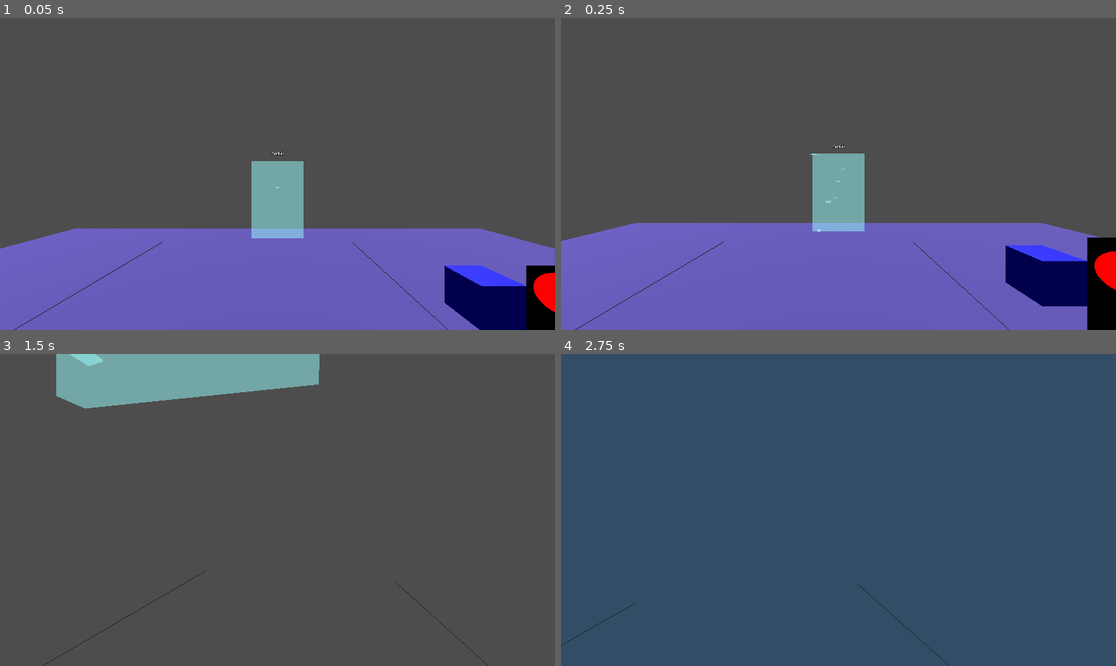
Above: before the commit, frames 1-4 (two rows, left to right).
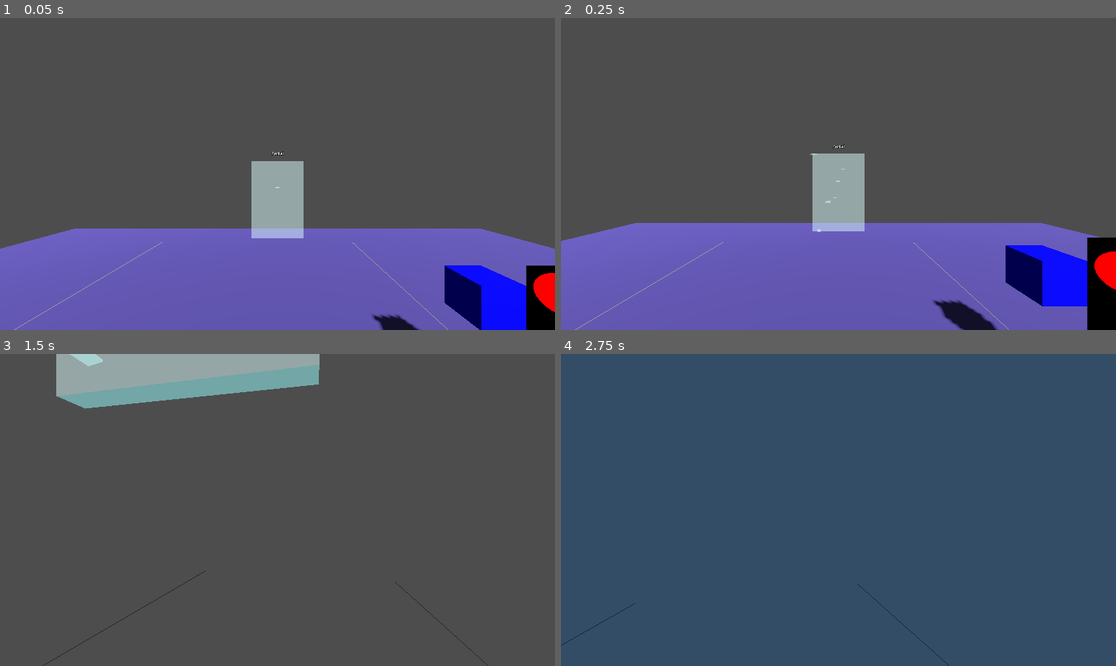
Above: after the commit, the same moments.

Repository: jvastola/GodotPhysicsRig
Game: Godot game, scene res://MainScene.tscn
Two runs of this game, one before a commit and one after it. Both use one fixed random seed, a clock stepped at 60 frames per second and the inputs below.
Inputs (mouse positions are in pixels of both pictures, inside the frame that each line leads up to):
- Up to frame 1 (0.05 s): no input
- Up to frame 2 (0.25 s): no input
- Up to frame 3 (1.5 s): move the mouse to (305, 510) at 0.52 s; hold Shift (sprint) 0.53-1.28 s; hold W (move_forward) from 0.53 s (still down); click (305, 510) at 0.67 s; tap Space (jump) at 0.77 s; move the mouse to (249, 510) at 1.27 s; tap Shift (sprint) at 1.35 s
- Up to frame 4 (2.75 s): keep holding W (move_forward); tap Space (jump) at 1.52 s; move the mouse to (849, 503) at 2.02 s; hold Shift (sprint) from 2.03 s (still down)

The runs differ from the first frame. In frame 1, 4.3% of the frame differs, in the area x 2-95%, y 45-100%; in frame 2, 4.6%, in the area x 2-95%, y 43-100%; in frame 3, 4.0%; in frame 4, nothing differs.

Commit message:
Refactor mirror implementation: remove old mirror script, update MainScene to use new viewport mirror system, and enhance shader for improved rendering.

Diff:
--- a/MainScene.tscn
+++ b/MainScene.tscn
@@ -6,7 +6,7 @@
 [ext_resource type="Script" uid="uid://ct42jl8bcsjkj" path="res://floor_interactable.gd" id="4_floor_script"]
 [ext_resource type="PackedScene" uid="uid://b2gkx1eim00mw" path="res://UIViewport3D.tscn" id="5_ui_viewport"]
 [ext_resource type="Shader" path="res://red_sphere_layered.gdshader" id="6_red_shader"]
-[ext_resource type="Script" uid="uid://c533s0w2t38vj" path="res://mirror.gd" id="7_mirror"]
+[ext_resource type="Script" uid="uid://cwl3p0dbrbmgl" path="res://viewport_mirror.gd" id="8_viewport_mirror"]
 
 [sub_resource type="Environment" id="Environment_main"]
 
@@ -19,10 +19,6 @@
 [sub_resource type="BoxMesh" id="BoxMesh_floor"]
 material = SubResource("StandardMaterial3D_floor")
 size = Vector3(20, 1, 20)
-
-[sub_resource type="PlaneMesh" id="PlaneMesh_mirror"]
-flip_faces = true
-orientation = 2
 
 [sub_resource type="StandardMaterial3D" id="StandardMaterial3D_blue_cube"]
 albedo_color = Color(0, 0, 1, 1)
@@ -50,7 +46,7 @@
 environment = SubResource("Environment_main")
 
 [node name="DirectionalLight3D" type="DirectionalLight3D" parent="."]
-transform = Transform3D(-0.866023, -0.433016, 0.250001, 0, 0.499998, 0.866027, -0.500003, 0.749999, -0.43301, 0, 5, 0)
+transform = Transform3D(-0.866024, -0.433016, 0.250001, 0.460194, -0.494776, 0.737169, -0.195511, 0.753454, 0.627759, 0, 5, 5.02959)
 shadow_enabled = true
 
 [node name="Floor" type="StaticBody3D" parent="."]
@@ -74,7 +70,7 @@
 cast_shadow = 0
 script = ExtResource("3_cube")
 size = Vector3(0.25, 0.25, 0.25)
-subdivisions = 8
+subdivisions = 12
 seed = 12345
 material_unshaded = true
 flip_winding = true
@@ -89,11 +85,11 @@
 [node name="UIViewport3D" parent="." instance=ExtResource("5_ui_viewport")]
 transform = Transform3D(1.00696, 0, 0, 0, 1.00696, 0, 0, 0, 1.00696, 3.23463, 1, -2)
 
-[node name="Mirror" type="MeshInstance3D" parent="."]
-transform = Transform3D(-1, 0, -8.74228e-08, 0, 1, 0, 8.74228e-08, 0, -1, 0, 0, 0)
-mesh = SubResource("PlaneMesh_mirror")
-script = ExtResource("7_mirror")
-debug_line_length = 7.0
+[node name="ViewportMirror" type="Node3D" parent="."]
+script = ExtResource("8_viewport_mirror")
+ResolutionPerUnit = 500
+MainCamPath = NodePath("../XRPlayer/PlayerBody/XROrigin3D/XRCamera3D")
+MirrorColor = Color(1, 1, 1, 1)
 
 [node name="BlueCube" type="MeshInstance3D" parent="."]
 transform = Transform3D(1, 0, 0, 0, 1, 0, 0, 0, 1, 2.50977, 1, -2.50433)
--- /dev/null
+++ b/Mirror.gdshader
@@ -0,0 +1,28 @@
+shader_type spatial;
+render_mode cull_disabled, unshaded;
+
+uniform vec4 tint : source_color = vec4(vec3(0.98), 1.0);
+uniform sampler2D mirror_tex : source_color;
+uniform sampler2D distort_tex : source_color;
+uniform float distort_strength : hint_range(0, 30) = 0.0;
+
+void vertex() {
+	// Flip the U axis so reflections are not upside-down for SubViewport
+	UV.x = 1.0 - UV.x;
+}
+
+void fragment() {
+	vec2 m_UV = UV;
+
+	// No per-face flip here; UVs were adjusted in vertex() to correct SubViewport orientation
+
+	float distort_ofs = texture(distort_tex, m_UV).r;
+
+	// Map offset to [-1, 1] region
+	distort_ofs = (distort_ofs * 2.0) - 1.0;
+
+	vec2 base_uv = m_UV + distort_ofs * distort_strength / VIEWPORT_SIZE;
+	vec4 mirror_sample = texture(mirror_tex, base_uv);
+
+	ALBEDO = tint.rgb * mirror_sample.rgb;
+}
--- /dev/null
+++ b/MirrorContainer.tscn
@@ -0,0 +1,29 @@
+[gd_scene load_steps=3 format=3]
+
+[ext_resource type="Material" path="res://MirrorMaterial.tres" id="1"]
+
+[sub_resource type="QuadMesh" id="11"]
+size = Vector2(2, 2)
+
+[node name="MirrorContainer" type="Node3D"]
+metadata/_edit_group_ = true
+metadata/_edit_lock_ = true
+
+[node name="Viewport" type="SubViewport" parent="."]
+size = Vector2i(100, 100)
+
+[node name="Camera3D" type="Camera3D" parent="Viewport"]
+transform = Transform3D(1, 0, 0, 0, 1, 0, 0, 0, 1, 0.406672, 1.21628, 8.51171)
+keep_aspect = 0
+cull_mask = 1048571
+projection = 2
+size = 3.0
+frustum_offset = Vector2(-0.406672, -1.21628)
+near = 8.51171
+far = 10000.0
+
+[node name="MeshInstance3D" type="MeshInstance3D" parent="."]
+transform = Transform3D(1, 0, 2.38419e-07, 0, 1, 0, -2.38419e-07, 0, 1, 0, 0, 0)
+layers = 4
+mesh = SubResource("11")
+surface_material_override/0 = ExtResource("1")
--- /dev/null
+++ b/MirrorMaterial.tres
@@ -0,0 +1,14 @@
+[gd_resource type="ShaderMaterial" load_steps=3 format=3 uid="uid://pwg43ddp6opt"]
+
+[ext_resource type="Shader" uid="uid://bnotavhg8dvho" path="res://Mirror.gdshader" id="1"]
+
+[sub_resource type="ViewportTexture" id="12"]
+viewport_path = NodePath("Viewport")
+
+[resource]
+resource_local_to_scene = true
+render_priority = 0
+shader = ExtResource("1")
+shader_parameter/tint = Color(0.98, 0.98, 0.98, 1)
+shader_parameter/mirror_tex = SubResource("12")
+shader_parameter/distort_strength = 0.0
--- a/mirror.gd
+++ /dev/null
@@ -1,178 +0,0 @@
-extends MeshInstance3D
-
-@export var mirror_resolution := Vector2i(1024, 1024)
-@export var update_mode := SubViewport.UPDATE_ALWAYS
-@export var show_debug_visuals := true
-@export var debug_line_length := 1.0
-@export var near_clip := 0.01  # Minimum distance to avoid clipping issues
-
-var _viewport: SubViewport
-var _camera: Camera3D
-var _viewport_texture: ViewportTexture
-var _debug_normal_line: MeshInstance3D
-var _debug_camera_gizmo: MeshInstance3D
-var _debug_reflected_cam_gizmo: MeshInstance3D
-var _debug_line_material: StandardMaterial3D
-
-
-func _reflect_point(point: Vector3, plane_point: Vector3, plane_normal: Vector3) -> Vector3:
-	var to_point := point - plane_point
-	return point - 2.0 * plane_normal.dot(to_point) * plane_normal
-
-
-func _reflect_vector(vector: Vector3, plane_normal: Vector3) -> Vector3:
-	return vector - 2.0 * plane_normal.dot(vector) * plane_normal
-
-
-func _ready() -> void:
-	_setup_mirror()
-	if show_debug_visuals:
-		_setup_debug_visuals()
-
-
-func _setup_debug_visuals() -> void:
-	# Create a line showing the mirror normal
-	_debug_normal_line = MeshInstance3D.new()
-	var immediate_mesh := ImmediateMesh.new()
-	_debug_normal_line.mesh = immediate_mesh
-	add_child(_debug_normal_line)
-
-	_debug_line_material = StandardMaterial3D.new()
-	_debug_line_material.albedo_color = Color.GREEN
-	_debug_line_material.shading_mode = BaseMaterial3D.SHADING_MODE_UNSHADED
-	_debug_line_material.no_depth_test = true
-	_debug_normal_line.material_override = _debug_line_material
-
-	# Create camera position gizmo (sphere for main camera)
-	_debug_camera_gizmo = _create_debug_sphere(Color.BLUE, 0.1)
-	add_child(_debug_camera_gizmo)
-
-	# Create reflected camera position gizmo (sphere for reflected camera)
-	_debug_reflected_cam_gizmo = _create_debug_sphere(Color.RED, 0.1)
-	add_child(_debug_reflected_cam_gizmo)
-
-
-func _create_debug_sphere(color: Color, radius: float) -> MeshInstance3D:
-	var mesh_inst := MeshInstance3D.new()
-	var sphere := SphereMesh.new()
-	sphere.radius = radius
-	sphere.height = radius * 2
-	mesh_inst.mesh = sphere
-
-	var mat := StandardMaterial3D.new()
-	mat.albedo_color = color
-	mat.shading_mode = BaseMaterial3D.SHADING_MODE_UNSHADED
-	mat.no_depth_test = true
-	mesh_inst.material_override = mat
-
-	return mesh_inst
-
-
-func _update_debug_visuals(mirror_normal: Vector3, main_cam_pos: Vector3, reflected_pos: Vector3) -> void:
-	if not show_debug_visuals:
-		return
-
-	# Update normal line
-	if _debug_normal_line and _debug_normal_line.mesh is ImmediateMesh:
-		var im := _debug_normal_line.mesh as ImmediateMesh
-		im.clear_surfaces()
-		im.surface_begin(Mesh.PRIMITIVE_LINES)
-
-		# Draw normal from mirror center
-		var start := to_local(global_position)
-		var end := to_local(global_position + mirror_normal * debug_line_length)
-		im.surface_add_vertex(start)
-		im.surface_add_vertex(end)
-		im.surface_end()
-		if _debug_line_material:
-			im.surface_set_material(0, _debug_line_material)
-
-	# Update camera gizmos
-	if _debug_camera_gizmo:
-		_debug_camera_gizmo.global_position = main_cam_pos
-
-	if _debug_reflected_cam_gizmo:
-		_debug_reflected_cam_gizmo.global_position = reflected_pos
-
-
-func _setup_mirror() -> void:
-	# Create viewport for rendering the mirror reflection
-	_viewport = SubViewport.new()
-	_viewport.size = mirror_resolution
-	_viewport.render_target_update_mode = update_mode
-	_viewport.transparent_bg = false
-	_viewport.world_3d = get_world_3d()
-	add_child(_viewport)
-
-	# Create camera for mirror view
-	_camera = Camera3D.new()
-	_viewport.add_child(_camera)
-	_camera.current = true
-
-	# Get viewport texture
-	_viewport_texture = _viewport.get_texture()
-
-	# Create mirror material
-	var mat := StandardMaterial3D.new()
-	mat.albedo_texture = _viewport_texture
-	mat.metallic = 0.9
-	mat.roughness = 0.1
-	mat.texture_filter = BaseMaterial3D.TEXTURE_FILTER_LINEAR
-	material_override = mat
-
-	print("Mirror: Setup complete, resolution: ", mirror_resolution)
-
-
-func _process(_delta: float) -> void:
-	if not _camera:
-		return
-
-	# Find the active camera (player camera)
-	var main_camera := get_viewport().get_camera_3d()
-	if not main_camera:
-		return
-
-	# Calculate mirror reflection transform
-	# The mirror's forward direction (local -Z) is the normal
-	var mirror_normal := -global_transform.basis.z.normalized()
-	var plane_point := global_position
-	var camera_pos := main_camera.global_position
-
-	# Check if camera is behind the mirror (don't render if so)
-	var distance_to_plane := mirror_normal.dot(camera_pos - plane_point)
-	if distance_to_plane < 0:
-		# Camera is behind mirror, disable rendering
-		_camera.current = false
-		return
-	else:
-		_camera.current = true  # Ensure the SubViewport renders from this camera
-
-	# Reflect camera position across the mirror plane
-	var reflected_pos := _reflect_point(camera_pos, plane_point, mirror_normal) + mirror_normal * 0.01
-
-	# Mirror the camera orientation using reflected target/up
-	var main_forward := -main_camera.global_transform.basis.z.normalized()
-	var main_target := camera_pos + main_forward
-	var reflected_target := _reflect_point(main_target, plane_point, mirror_normal)
-
-	var main_up := main_camera.global_transform.basis.y.normalized()
-	var reflected_up := _reflect_vector(main_up, mirror_normal).normalized()
-	if reflected_up.length_squared() < 0.001:
-		reflected_up = global_transform.basis.y.normalized()
-
-	_camera.global_position = reflected_pos
-	_camera.look_at(reflected_target, reflected_up)
-
-	# Match projection and clip planes
-	_camera.projection = main_camera.projection
-	if _camera.projection == Camera3D.PROJECTION_PERSPECTIVE:
-		_camera.fov = main_camera.fov
-	else:
-		_camera.size = main_camera.size
-	_camera.near = max(near_clip, main_camera.near)
-	_camera.far = main_camera.far
-	_camera.keep_aspect = main_camera.keep_aspect
-	_camera.cull_mask = main_camera.cull_mask
-
-	# Update debug visuals
-	_update_debug_visuals(mirror_normal, camera_pos, reflected_pos)
--- /dev/null
+++ b/viewport_mirror.gd
@@ -0,0 +1,86 @@
+extends Node3D
+
+const whitegreen : Color = Color(0.9, 0.97, 0.94)
+
+@export var size : Vector2 = Vector2(2, 2)
+@export var ResolutionPerUnit : int = 100
+@export var MainCamPath : NodePath = ""
+@export var cullMask : Array[int] = []
+@export var MirrorColor : Color = whitegreen
+@export_range(0, 30, 0.01) var MirrorDistortion : float = 0
+@export var DistortionTexture : Texture
+
+var MainCam : Camera3D = null
+var cam : Camera3D
+var mirror : MeshInstance3D
+var viewport : SubViewport
+
+
+func _enter_tree():
+	var node = preload("res://MirrorContainer.tscn").instantiate()
+	add_child(node)
+
+
+func _ready():
+	MainCam = get_node_or_null(MainCamPath)
+	cam = $MirrorContainer/Viewport/Camera3D
+	mirror = $MirrorContainer/MeshInstance3D
+	viewport = $MirrorContainer/Viewport
+
+
+func _process(delta):
+	_ready() # need to reload for proper operation when used as a tool script
+	if MainCam == null:
+		# No camera specified for the mirror to operate on
+		return
+
+	# Cull camera layers
+	cam.cull_mask = 0xFF
+	for i in cullMask:
+		cam.cull_mask &= ~(1 << i)
+
+	# set mirror surface's size
+	mirror.mesh.size = size
+	# set viewport to specified resolution
+	viewport.size = Vector2i(size * ResolutionPerUnit)
+
+	# Set tint color
+	mirror.get_active_material(0).set_shader_parameter("tint", MirrorColor)
+
+	# Set distortion texture
+	mirror.get_active_material(0).set_shader_parameter("distort_tex", DistortionTexture)
+	# Set distortion strength
+	mirror.get_active_material(0).set_shader_parameter("distort_strength", MirrorDistortion)
+
+	# Transform the mirror camera to the opposite side of the mirror plane
+	var MirrorNormal = mirror.global_transform.basis.z
+	var MirrorTransform = Mirror_transform(MirrorNormal, mirror.global_transform.origin)
+	cam.global_transform = MirrorTransform * MainCam.global_transform
+
+	# Look perpendicular into the mirror plane for frustum camera
+	cam.global_transform = cam.global_transform.looking_at(
+			cam.global_transform.origin / 2 + MainCam.global_transform.origin / 2,
+			mirror.global_transform.basis.y
+		)
+	var cam2mirror_offset = mirror.global_transform.origin - cam.global_transform.origin
+	var near = abs((cam2mirror_offset).dot(MirrorNormal)) # near plane distance
+	near += 0.05 # avoid rendering own surface
+
+	# transform offset to camera's local coordinate system (frustum offset uses local space)
+	var cam2mirror_camlocal = cam.global_transform.basis.inverse() * cam2mirror_offset
+	var frustum_offset = Vector2(cam2mirror_camlocal.x, cam2mirror_camlocal.y)
+	cam.set_frustum(mirror.mesh.size.x, frustum_offset, near, 10000)
+
+
+# n is the normal of the mirror plane
+# d is the offset from the plane of the mirrored object
+# Gets the transformation that mirrors through the plane with normal n and offset d
+func Mirror_transform(n : Vector3, d : Vector3) -> Transform3D:
+	var basisX : Vector3 = Vector3(1.0, 0, 0) - 2 * Vector3(n.x * n.x, n.x * n.y, n.x * n.z)
+	var basisY : Vector3 = Vector3(0, 1.0, 0) - 2 * Vector3(n.y * n.x, n.y * n.y, n.y * n.z)
+	var basisZ : Vector3 = Vector3(0, 0, 1.0) - 2 * Vector3(n.z * n.x, n.z * n.y, n.z * n.z)
+
+	var offset = Vector3.ZERO
+	offset = 2 * n.dot(d) * n
+
+	return Transform3D(Basis(basisX, basisY, basisZ), offset)
Not shown: 1 places in MainScene.tscn that only renumber resources
Not shown, added: Mirror.gdshader.uid
Not shown, removed: mirror.gd.uid
Not shown, added: viewport_mirror.gd.uid
Not shown, removed: MIRROR_REFLECTION_NOTES.md
